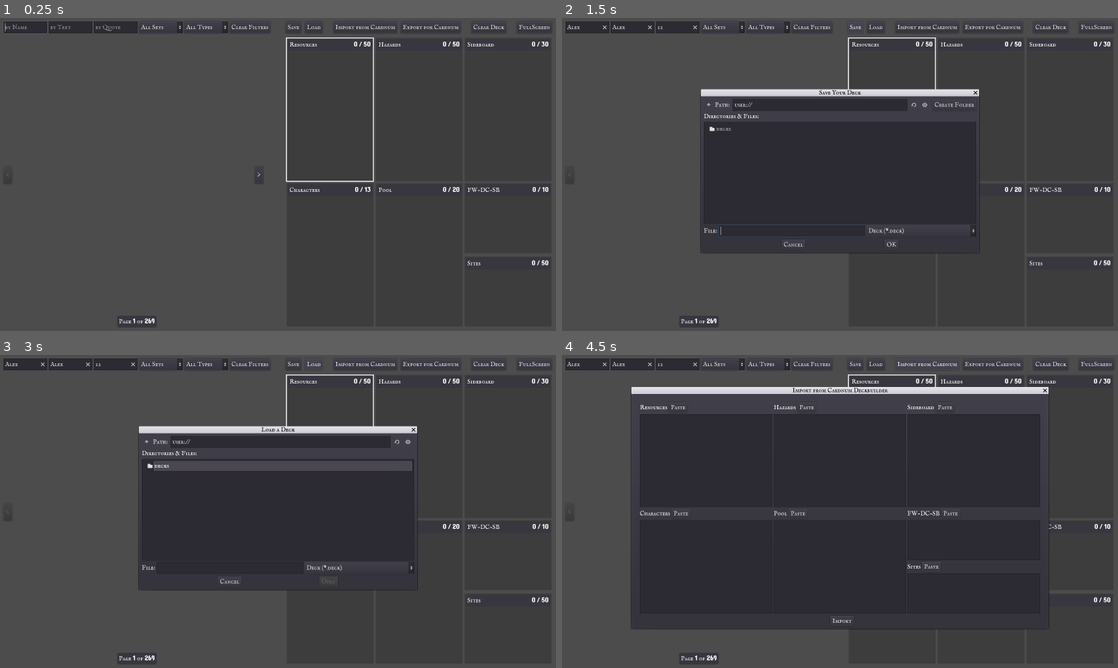
Above: before the commit, frames 1-4 (two rows, left to right).
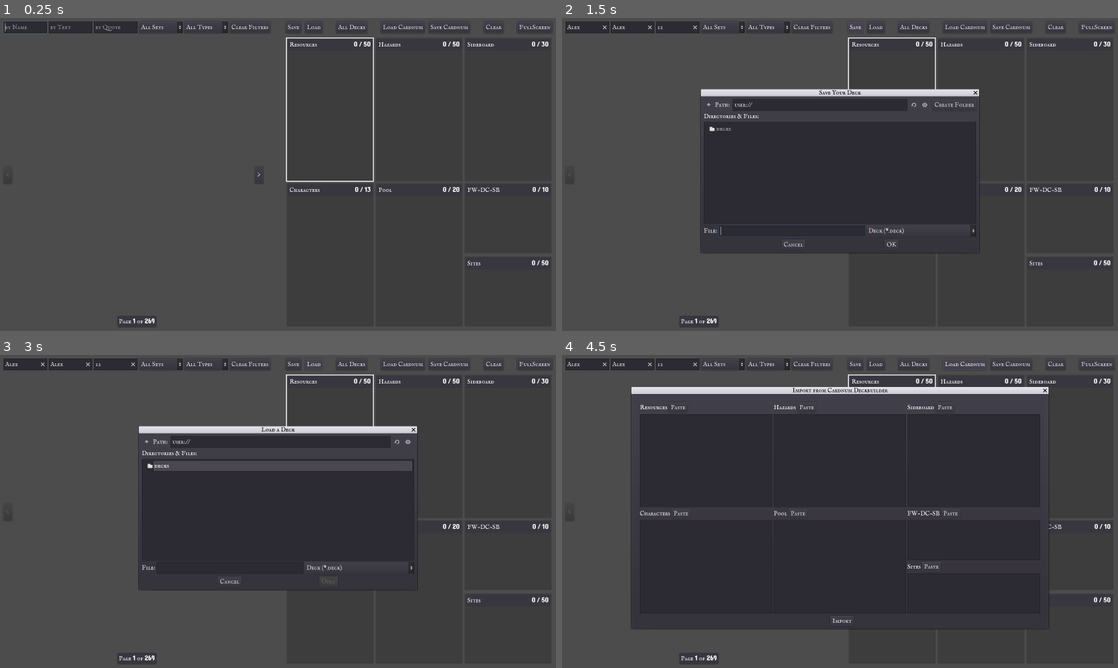
Above: after the commit, the same moments.

Repository: SylvanSign/Samwise
Game: Godot game, scene res://scenes/DeckBuilder/DeckBuilder.tscn
The game is run twice, just before and just after one commit, with the same random seed, the same clock (stepped at 60 frames per second) and the same inputs. This scene is started directly instead of the project's main scene.
Inputs (mouse positions are in pixels of both pictures, inside the frame that each line leads up to):
- Up to frame 1 (0.25 s): no input
- Up to frame 2 (1.5 s): click (589, 27) at 0.52 s; type "Alex" at 0.6 s; click (634, 27) at 0.75 s; type "Alex" at 0.83 s; click (678, 27) at 0.98 s; type "12" at 1.07 s; click "Save" at 1.25 s
- Up to frame 3 (3 s): click (227, 567) at 2.02 s; type "12" at 2.1 s; click "Load" at 2.75 s
- Up to frame 4 (4.5 s): click (789, 567) at 3.52 s; type "12" at 3.6 s; click "Import from Cardnum" (after the commit: "Load Cardnum") at 4.25 s

The runs differ from the first frame. In frame 1, 0.2% of the frame differs, in the area x 60-99%, y 2-4%; in frame 2, 0.2%; in frame 3, 0.2%; in frame 4, 0.2%, in the area x 60-99%, y 1-4%.

Commit message:
add 'All Decks' button

Diff:
--- a/scenes/DeckBuilder/DeckBuilder.gd
+++ b/scenes/DeckBuilder/DeckBuilder.gd
@@ -474,8 +474,14 @@
 
 
 func _on_Load_pressed() -> void:
+	loadDialog.invalidate()
 	loadDialog.popup_centered_ratio(0.5)
 
 
 func _on_Save_pressed() -> void:
+	saveDialog.invalidate()
 	saveDialog.popup_centered_ratio(0.5)
+
+
+func _on_AllDecks_pressed() -> void:
+	OS.shell_open(ProjectSettings.globalize_path('user://decks'))
--- a/scenes/DeckBuilder/DeckBuilder.tscn
+++ b/scenes/DeckBuilder/DeckBuilder.tscn
@@ -297,49 +297,61 @@
 margin_bottom = 34.0
 text = "Load"
 
+[node name="AllDecksSpacer" type="MarginContainer" parent="MainContainer/HBoxContainer/DeckList/Sections/SectionButtons"]
+margin_left = 117.0
+margin_right = 135.0
+margin_bottom = 34.0
+size_flags_horizontal = 3
+
+[node name="AllDecks" type="Button" parent="MainContainer/HBoxContainer/DeckList/Sections/SectionButtons"]
+margin_left = 145.0
+margin_right = 235.0
+margin_bottom = 34.0
+text = "All Decks"
+
 [node name="CardnumSpacer" type="MarginContainer" parent="MainContainer/HBoxContainer/DeckList/Sections/SectionButtons"]
-margin_left = 117.0
-margin_right = 127.0
+margin_left = 245.0
+margin_right = 264.0
 margin_bottom = 34.0
 size_flags_horizontal = 3
 
 [node name="ImportFromCardnum" type="Button" parent="MainContainer/HBoxContainer/DeckList/Sections/SectionButtons"]
-margin_left = 137.0
-margin_right = 321.0
+margin_left = 274.0
+margin_right = 401.0
 margin_bottom = 34.0
 rect_min_size = Vector2( 0, 32 )
 size_flags_horizontal = 0
-text = "Import from Cardnum"
+text = "Load Cardnum"
 
 [node name="ExportForCardnum" type="Button" parent="MainContainer/HBoxContainer/DeckList/Sections/SectionButtons"]
-margin_left = 331.0
-margin_right = 504.0
+margin_left = 411.0
+margin_right = 531.0
 margin_bottom = 34.0
 size_flags_horizontal = 0
-text = "Export for Cardnum"
+text = "Save Cardnum"
 
 [node name="ClearDeckSpacer" type="MarginContainer" parent="MainContainer/HBoxContainer/DeckList/Sections/SectionButtons"]
-margin_left = 514.0
-margin_right = 524.0
+margin_left = 541.0
+margin_right = 560.0
 margin_bottom = 34.0
 size_flags_horizontal = 3
 
 [node name="ClearDeck" type="Button" parent="MainContainer/HBoxContainer/DeckList/Sections/SectionButtons"]
-margin_left = 534.0
-margin_right = 635.0
+margin_left = 570.0
+margin_right = 627.0
 margin_bottom = 34.0
 size_flags_horizontal = 0
-text = "Clear Deck"
+text = "Clear"
 
 [node name="FullScreenSpacer" type="MarginContainer" parent="MainContainer/HBoxContainer/DeckList/Sections/SectionButtons"]
-margin_left = 645.0
-margin_right = 655.0
+margin_left = 637.0
+margin_right = 656.0
 margin_bottom = 34.0
 size_flags_horizontal = 3
 
 [node name="FullScreen" type="Button" parent="MainContainer/HBoxContainer/DeckList/Sections/SectionButtons"]
-margin_left = 665.0
-margin_right = 767.0
+margin_left = 666.0
+margin_right = 768.0
 margin_bottom = 34.0
 rect_min_size = Vector2( 0, 34 )
 size_flags_vertical = 0
@@ -528,6 +540,7 @@
 [connection signal="pressed" from="MainContainer/HBoxContainer/Finder/VBoxContainer/Gallery/HBoxContainer/Right" to="." method="_on_Right_pressed"]
 [connection signal="pressed" from="MainContainer/HBoxContainer/DeckList/Sections/SectionButtons/Save" to="." method="_on_Save_pressed"]
 [connection signal="pressed" from="MainContainer/HBoxContainer/DeckList/Sections/SectionButtons/Load" to="." method="_on_Load_pressed"]
+[connection signal="pressed" from="MainContainer/HBoxContainer/DeckList/Sections/SectionButtons/AllDecks" to="." method="_on_AllDecks_pressed"]
 [connection signal="pressed" from="MainContainer/HBoxContainer/DeckList/Sections/SectionButtons/ImportFromCardnum" to="." method="_on_ImportFromCardnum_pressed"]
 [connection signal="pressed" from="MainContainer/HBoxContainer/DeckList/Sections/SectionButtons/ExportForCardnum" to="." method="_on_ExportForCardnum_pressed"]
 [connection signal="pressed" from="MainContainer/HBoxContainer/DeckList/Sections/SectionButtons/ClearDeck" to="." method="_on_ClearDeck_pressed"]
